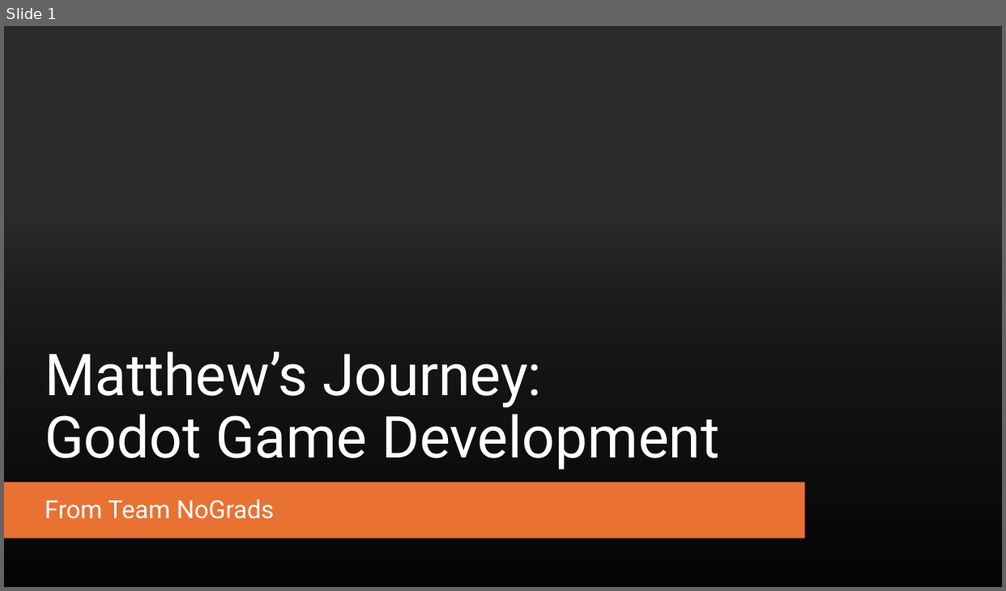
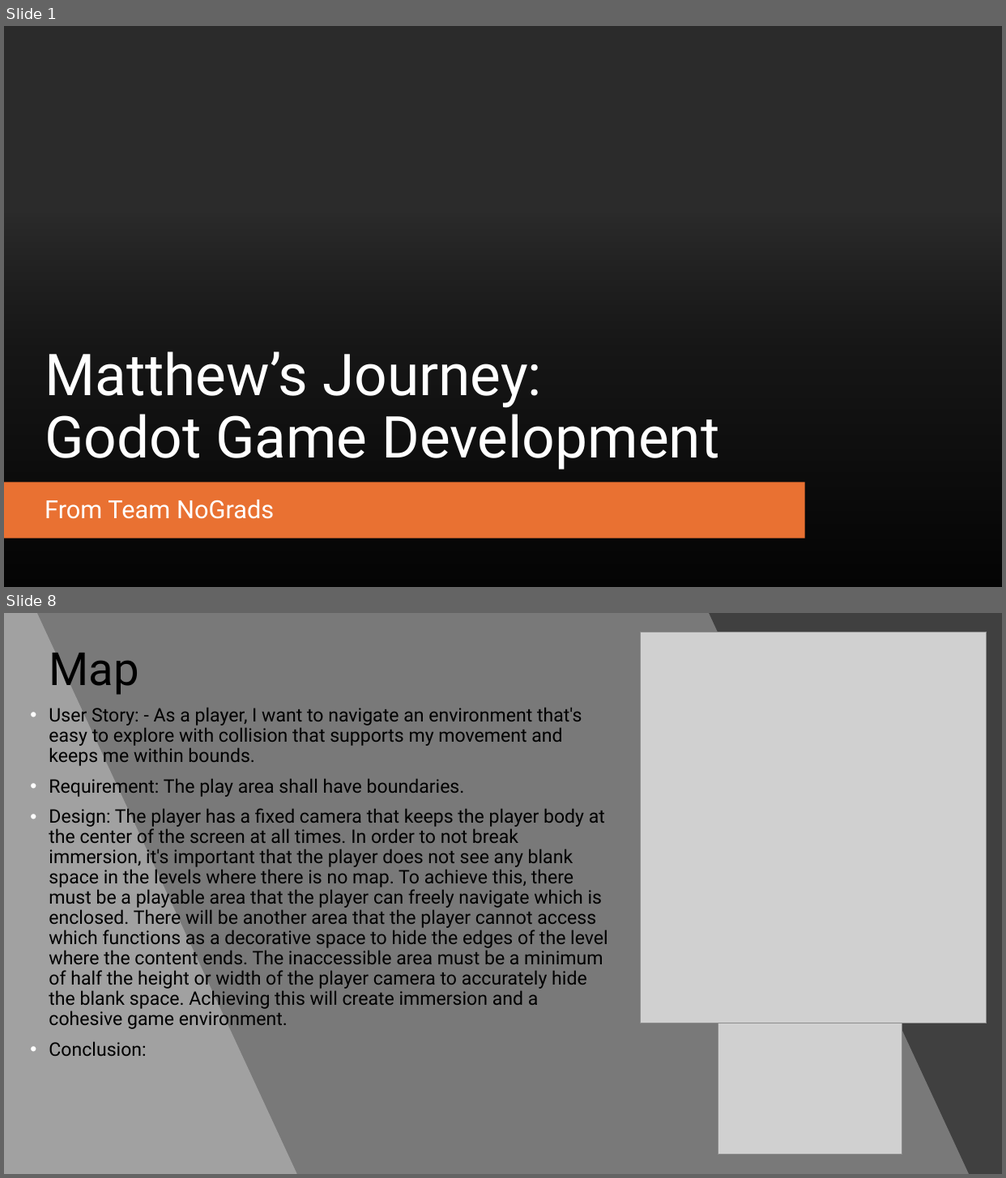
Before and after one commit to WSU-cshimizu/ceg4110-group-project-no-grads, a slide deck: presentation materials/PresentationPowerpoint.pptx. Shown one above the other, each under a label of ours: slide 1 before the commit, slides 1 and 8 after it; the slides between them are not shown. The pictures are 1006x591 and 1006x1178 pixels, drawn with LibreOffice and Linux fonts; fonts in the diff are those of the drawing; grey boxes stand for pictures; background and template pictures are left out; a plain dark background stands for a picture behind light text. Boxes give left, top, right and bottom in pixels: in the first picture for what was removed or moved away, otherwise in the second. Text is boxed around its words. In the diff, an @@ line names an element or a change of style, - is before the commit and + after.

```diff
--- a/presentation materials/PresentationPowerpoint.pptx
+++ b/presentation materials/PresentationPowerpoint.pptx
@@ slide 8 added at (4, 613, 1002, 1174), background #404040 @@
@@ freeform shape added at (4, 613, 969, 1174), fill #FFFFFF at 30% opacity @@
@@ freeform shape added at (4, 613, 296, 1174), fill #FFFFFF at 30% opacity @@
@@ picture added at (641, 632, 987, 1024) @@
@@ title added at (49, 653, 139, 695), 44 pt, text #000000 @@
+Map
@@ text added at (49, 708, 608, 1056), 18 pt, text #000000 @@
+• User Story: - As a player, I want to navigate an environment that's easy to explore with collision that supports my movement and keeps me within bounds.
+• Requirement: The play area shall have boundaries.
+• Design: The player has a fixed camera that keeps the player body at the center of the screen at all times. In order to not break immersion, it's important that the player does not see any blank space in the levels where there is no map. To achieve this, there must be a playable area that the player can freely navigate which is enclosed. There will be another area that the player cannot access which functions as a decorative space to hide the edges of the level where the content ends. The inaccessible area must be a minimum of half the height or width of the player camera to accurately hide the blank space. Achieving this will create immersion and a cohesive game environment.
+• Conclusion:
@@ picture added at (718, 1024, 902, 1155) @@
```
Also in this commit, not shown: 8 slides changed, 1 slide removed, 2 other files.
